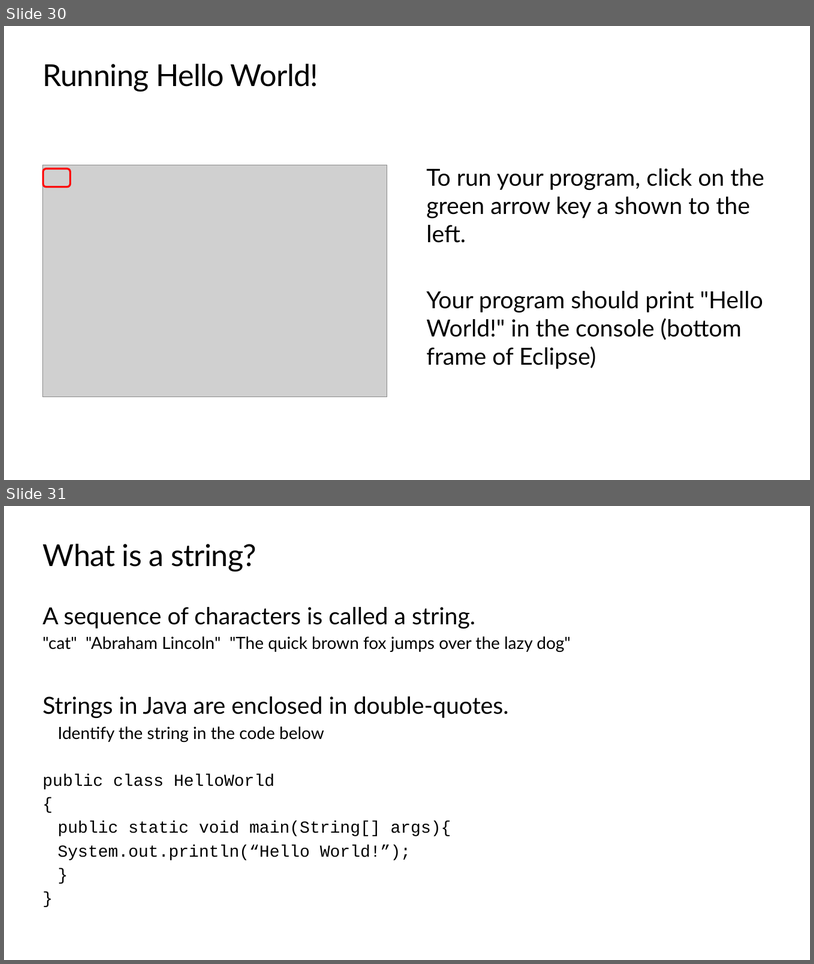
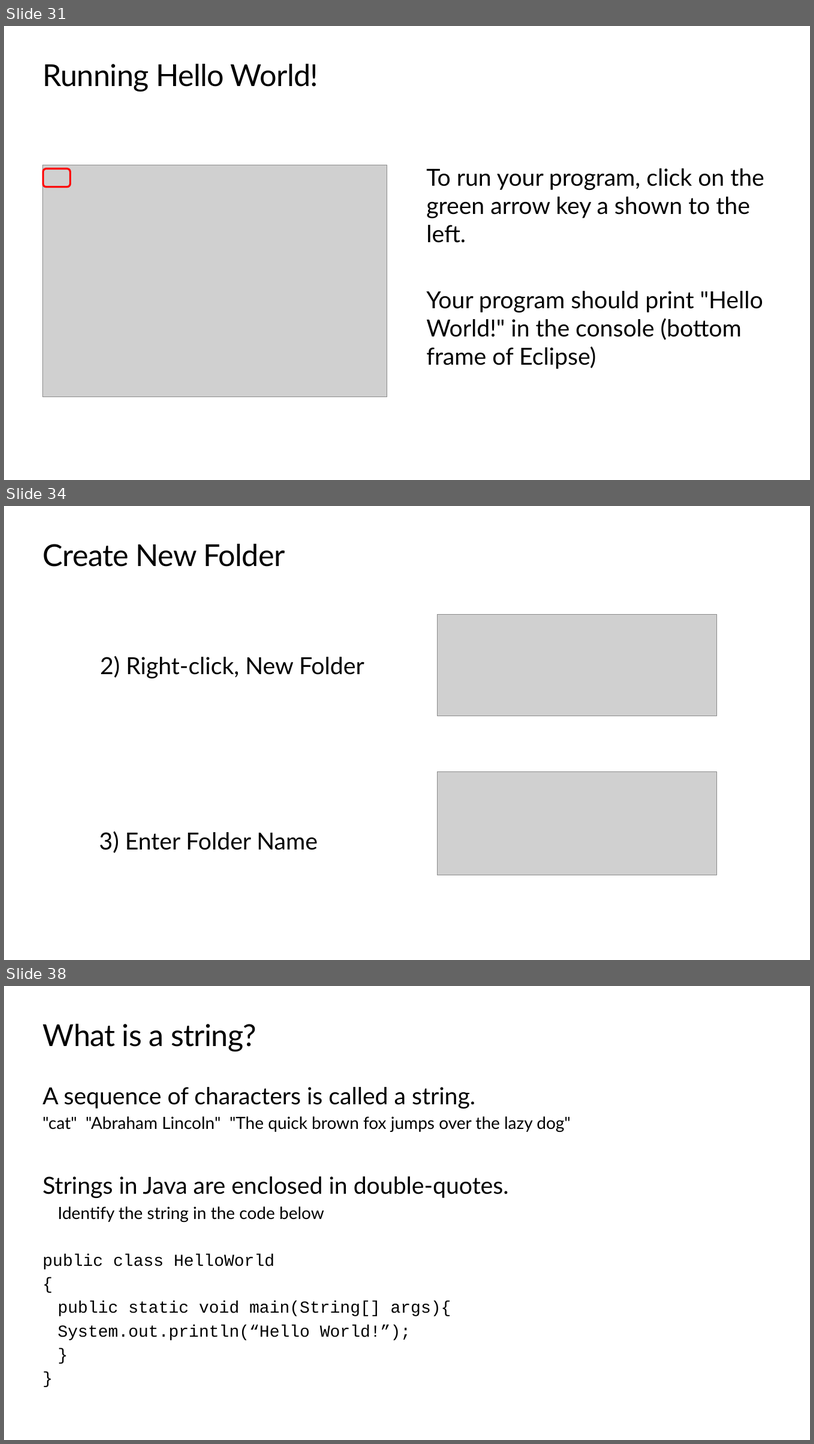
Before and after one commit to TEALSK12/apcsa-public, a slide deck: curriculum/Unit1/Unit1.pptx. Shown one above the other, each under a label of ours: slides 30 and 31 before the commit, slides 31, 34 and 38 after it; the slides between them are not shown. The pictures are 814x964 and 814x1444 pixels, drawn with LibreOffice and Linux fonts; fonts in the diff are those of the drawing; grey boxes stand for pictures; background and template pictures are left out. Boxes give left, top, right and bottom in pixels: in the first picture for what was removed or moved away, otherwise in the second. Text is boxed around its words. In the diff, an @@ line names an element or a change of style, - is before the commit and + after.

```diff
--- a/curriculum/Unit1/Unit1.pptx
+++ b/curriculum/Unit1/Unit1.pptx
@@ slide 34 added at box(4, 506, 810, 960), background #FFFFFF @@
@@ title added at box(43, 544, 285, 567), 36 pt, text #000000 @@
+Create New Folder
@@ picture added at box(438, 614, 717, 716) @@
@@ text added at box(100, 656, 365, 678), 28 pt, text #000000 @@
+2) Right-click, New Folder
@@ picture added at box(438, 772, 717, 874) @@
@@ text added at box(99, 831, 318, 853), 28 pt, text #000000 @@
+3) Enter Folder Name
@@ what was slide 30 is now slide 31 @@
@@ what was slide 31 is now slide 38 @@
```
Also in this commit, not shown: 6 other slides added.
